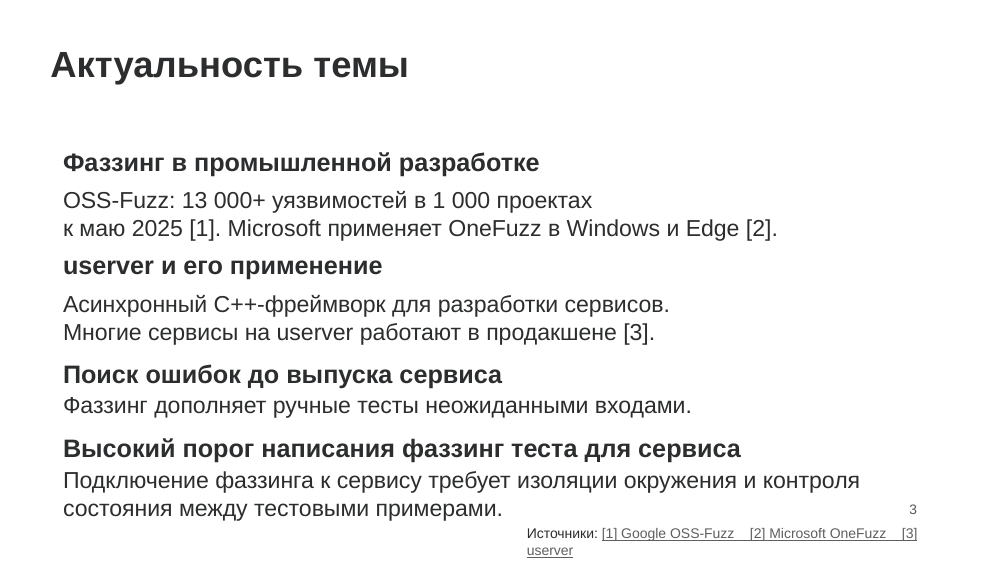
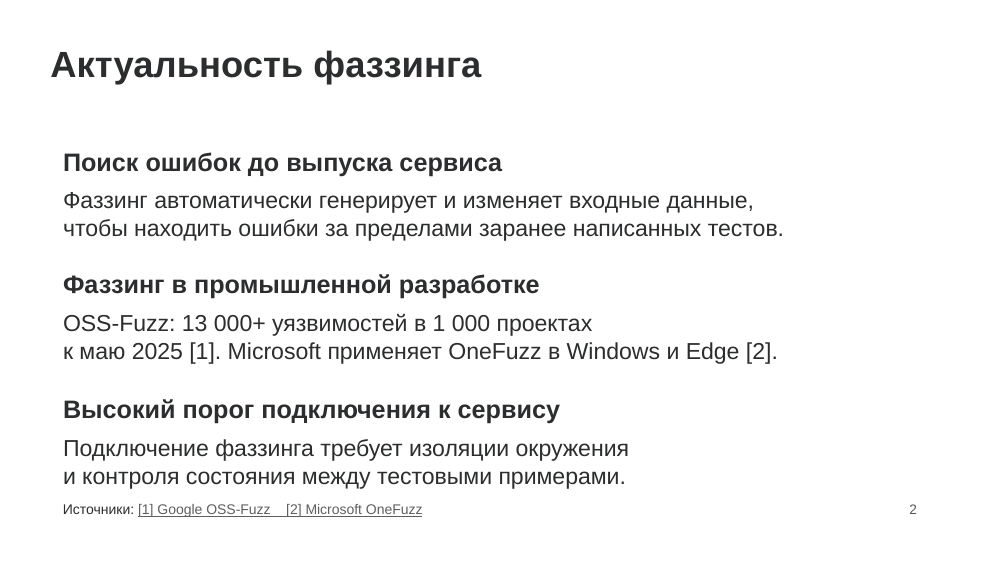
Before and after one commit to Malevrovich/userver-fuzzing, a slide deck: slide 2 of docs/presentation/project.pptx (slide 3 before the commit). Drawn at 1008x567 pixels with LibreOffice and Linux fonts; fonts in the diff are those of the drawing; background and template pictures are left out. Boxes give left, top, right and bottom in pixels: in the first picture for what was removed or moved away, otherwise in the second. Text is boxed around its words. In the diff, an @@ line names an element or a change of style, - is before the commit and + after.

Commit message:
docs: connect fuzzing motivation to userver and testsuite

```diff
--- a/docs/presentation/project.pptx
+++ b/docs/presentation/project.pptx
@@ title at (x1=50, y1=50, x2=481, y2=84): text changed @@
-Актуальность темы
+Актуальность фаззинга
@@ text at (x1=63, y1=152, x2=502, y2=176): text changed @@
-Фаззинг в промышленной разработке
+Поиск ошибок до выпуска сервиса
@@ text at (x1=63, y1=192, x2=784, y2=241): text changed @@
-OSS-Fuzz: 13 000+ уязвимостей в 1 000 проектах
-к маю 2025 [1]. Microsoft применяет OneFuzz в Windows и Edge [2].
+Фаззинг автоматически генерирует и изменяет входные данные,
+чтобы находить ошибки за пределами заранее написанных тестов.
@@ text at (x1=63, y1=274, x2=540, y2=299): text changed @@
-userver и его применение
+Фаззинг в промышленной разработке
@@ text at (x1=63, y1=314, x2=778, y2=364): text changed @@
-Асинхронный C++-фреймворк для разработки сервисов.
-Многие сервисы на userver работают в продакшене [3].
+OSS-Fuzz: 13 000+ уязвимостей в 1 000 проектах
+к маю 2025 [1]. Microsoft применяет OneFuzz в Windows и Edge [2].
@@ text removed at (x1=63, y1=364, x2=502, y2=388) @@
-Поиск ошибок до выпуска сервиса
@@ text at (x1=63, y1=399, x2=560, y2=424): text changed @@
-Высокий порог написания фаззинг теста для сервиса
+Высокий порог подключения к сервису
@@ text removed at (x1=63, y1=397, x2=692, y2=418) @@
-Фаззинг дополняет ручные тесты неожиданными входами.
@@ text at (x1=63, y1=439, x2=629, y2=489): text changed @@
-Подключение фаззинга к сервису требует изоляции окружения и контроля состояния между тестовыми примерами.
+Подключение фаззинга требует изоляции окружения
+и контроля состояния между тестовыми примерами.
@@ text at (x1=63, y1=504, x2=423, y2=517): text changed @@
-Источники: [1] Google OSS-Fuzz [2] Microsoft OneFuzz [3] userver
+Источники: [1] Google OSS-Fuzz [2] Microsoft OneFuzz
@@ text at (x1=909, y1=504, x2=917, y2=514): text changed @@
-3
+2
```
Also in this commit, not shown: 1 other slide changed, 1 other file.
